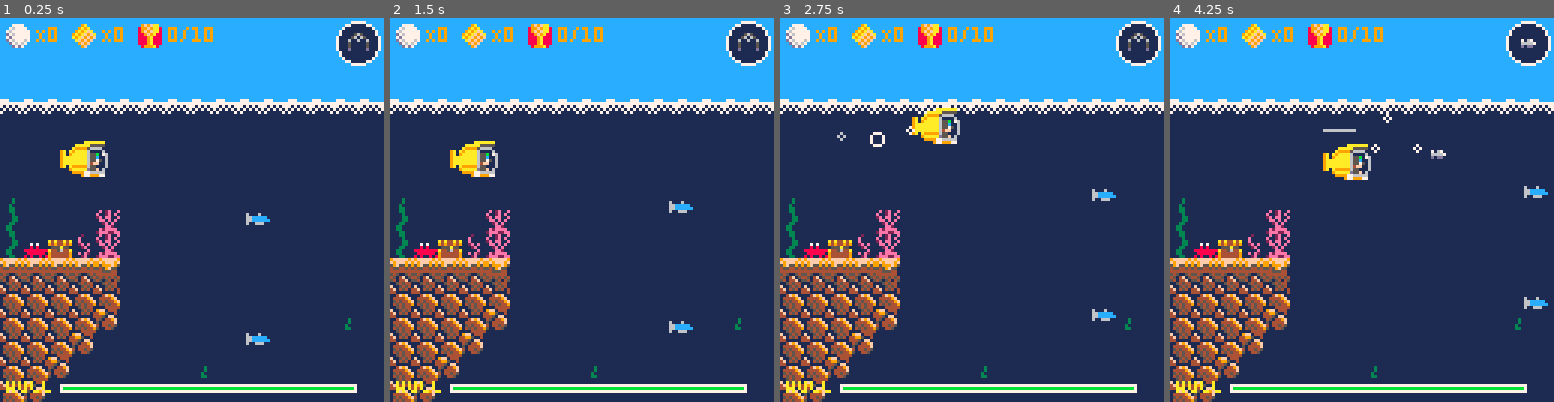
Above: before the commit, frames 1-4 (left to right).
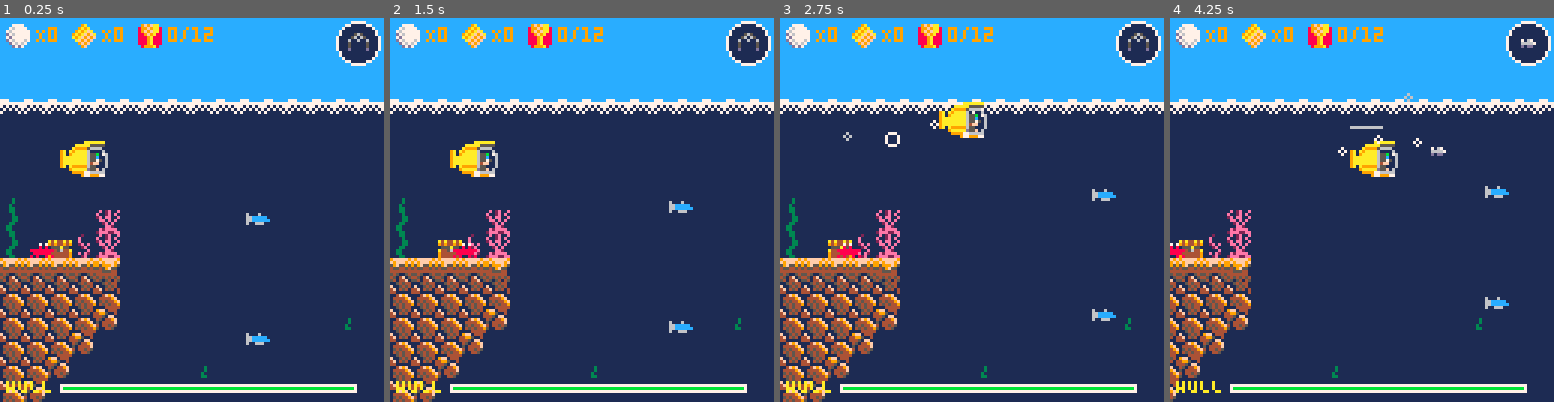
Above: after the commit, the same moments.

Repository: teamgantt/tg-sub-game
Game: PICO-8 cartridge tg-sub.p8
Two runs of this game, one before a commit and one after it. Both use one fixed random seed, a clock stepped at 60 frames per second and the inputs below.
Inputs:
- Up to frame 1 (0.25 s): no input
- Up to frame 2 (1.5 s): tap X (X key) at 0.33, 1.07 s; tap O (Z key) at 0.7 s
- Up to frame 3 (2.75 s): hold Right 1.6-2.1 s; tap O (Z key) at 1.7, 2.1, 2.5 s; tap X (X key) at 1.85 s; hold Up 2.15-2.42 s; hold Right from 2.47 s (still down)
- Up to frame 4 (4.25 s): tap O (Z key) every 0.4 s from 2.9 to 4.1 s; tap X (X key) at 2.97, 4.08 s; release Right at 3.03 s; hold Left 3.08-3.58 s; hold Down 3.63-3.97 s; hold Right from 4.02 s (still down)

The runs differ from the first frame. In frame 1, 0.1% of the frame differs, in the area x 6-56%, y 3-63%; in frame 2, 0.3%; in frame 3, 1.9%; in frame 4, 14%, in the area x 0-100%, y 3-100%.

Commit message:
adds crab movement and more
- fixes vertical collision on swimmers
- adds crab walkin'
- adds some trophies

Diff:
--- a/src/collisions.lua
+++ b/src/collisions.lua
@@ -1,11 +1,10 @@
 -- checks for flag 0 on a tile
 function collide_map(p,dir,flag)
-  local collision_offset=0
-  local x=p.x  local y=p.y+collision_offset
+  local x=p.x  local y=p.y
   local w=p.w  local h=p.h
 
-  local x1=0	 local y1=0+collision_offset
-  local x2=0  local y2=0+collision_offset
+  local x1=0	 local y1=0
+  local x2=0  local y2=0
 
   if dir=="left" then
     x1=x-1  y1=y
--- a/src/dynamic-obj.lua
+++ b/src/dynamic-obj.lua
@@ -128,13 +128,8 @@
 
       if self.is_carried and player.mode == 'diver' then
         -- hold treasure in front of player depending on direction
-        if player.diver.flipx then
-          self.x = player.diver.x - 8
-          self.y = player.diver.y
-        elseif not player.diver.flipx then
-          self.x = player.diver.x + 8
-          self.y = player.diver.y
-        end
+        self.x = player.diver.x
+        self.y = player.diver.y - 8
       else
         self.is_carried = false
       end
--- a/src/player.lua
+++ b/src/player.lua
@@ -222,6 +222,7 @@
     ) then
     diver.is_hooked = true
     tgsub.claw.cargo = diver
+    gain_trophy('you_raise_me_up')
   else
     diver.is_hooked = false
   end
--- a/src/sub.lua
+++ b/src/sub.lua
@@ -93,8 +93,8 @@
     claw={
       x=0,
       y=0,
-      w=8,
-      h=8,
+      w=6,
+      h=6,
       is_open=true,
       cargo=nil,
     },
@@ -223,11 +223,11 @@
   end
 
   --if holding z lower claw
-  if (tgsub.mode == 'claw' and btn(🅾️) and btn(⬇️) and player.mode == 'sub') then
+  if (tgsub.mode == 'claw' and btn(🅾️) and player.mode == 'sub') then
     -- holding z an pressing down lowers claw
     tgsub.claw.is_open = true
 
-    if (btn(⬇️) and not collide_map(tgsub.claw, 'down', 0)) then
+    if ( not collide_map(tgsub.claw, 'down', 0)) then
       tgsub.claw_len+=1
       sfx(8)
     end
--- a/src/swimmers.lua
+++ b/src/swimmers.lua
@@ -48,6 +48,7 @@
         if (self.state!='dead' and self.type=='fish') gain_trophy('for_my_aquarium')
         if (self.state!='dead' and self.type=='shark') gain_trophy('super_wrangler')
         if (self.state=='dead' and self.type=='fish') gain_trophy('for_my_wall')
+        if (self.state!='dead' and self.type=='crab') gain_trophy('crab_n_go')
         self:destroy()
       end
     end;
@@ -115,8 +116,8 @@
 
       local col_world_left = collide_map(self, 'left', 0)
       local col_world_right = collide_map(self, 'right', 0)
-      local col_world_top = collide_map(self, 'top', 0)
-      local col_world_bottom = collide_map(self, 'bottom', 0)
+      local col_world_top = collide_map(self, 'up', 0)
+      local col_world_bottom = collide_map(self, 'down', 0)
 
       -- if collide with bullet, die
       self:collide_w_bullet()
@@ -244,8 +245,8 @@
     update=function(self)
       local col_world_left = collide_map(self, 'left', 0)
       local col_world_right = collide_map(self, 'right', 0)
-      local col_world_top = collide_map(self, 'top', 0)
-      local col_world_bottom = collide_map(self, 'bottom', 0)
+      local col_world_top = collide_map(self, 'up', 0)
+      local col_world_bottom = collide_map(self, 'down', 0)
 
       -- if collide with bullet, die
       self:collide_w_bullet()
@@ -308,4 +309,61 @@
       end
     end;
   }
+
+  crab = swimmer:extend {
+    init=function(self, x, y)
+      swimmer.init(self, 'crab', x, y, 8, 8, true)
+      self.x=x or self.x
+      self.y=y or self.y
+      self.w=8
+      self.h=8
+      self.speed=.3
+      self.swim_frames={86, 87};
+      self.patrol_time = 60
+    end;
+
+    update=function(self)
+      local col_world_left = collide_map(self, 'left', 0)
+      local col_world_right = collide_map(self, 'right', 0)
+      local col_world_top = collide_map(self, 'up', 0)
+      local col_world_bottom = collide_map(self, 'down', 0)
+
+      self:animate(3)
+      self:collide_w_bullet()
+      self:collide_w_claw()
+      self:travel_with_claw()
+      self:captured_by_sub()
+
+
+      if (not col_world_bottom) then
+        self.y+=.2
+      end
+
+      -- live crabs patrol back and forth
+      if (self.state != 'dead' and not self.is_hooked) then
+        if (self.state == 'patrol') then
+          if (self.patrol_t < self.patrol_time) then
+            if (not col_world_left and self.flip_x) then
+              self.x+=self.speed
+            elseif (col_world_left or not self.flip_x) then
+              self.x-=self.speed
+            end
+          elseif (self.patrol_t >= self.patrol_time) then
+            self.patrol_t = 0
+            self.flip_x = not self.flip_x
+          end
+          self.patrol_t+=1
+        end
+      end
+    end;
+
+    draw=function(self)
+      -- draw crab animated sprite
+      if (self.state == 'patrol') then
+        spr(self.swim_frames[flr(self.fr)], self.x, self.y, 1, 1, self.flip_x)
+      elseif (self.state == 'dead') then
+        spr(self.swim_frames[1], self.x, self.y+3, 1, 1, self.flip_x, true)
+      end
+    end;
+  }
 end
--- a/src/trophies.lua
+++ b/src/trophies.lua
@@ -1,5 +1,5 @@
 function i_trophies()
-  all_trophies_encoded='brute_force;for_my_aquarium;for_my_wall;and_stay_dead;no_sushi_tonight;catch_and_release;super_wrangler;repair_man;the_claaaw;one_small_step'
+  all_trophies_encoded='brute_force;for_my_aquarium;for_my_wall;and_stay_dead;no_sushi_tonight;catch_and_release;super_wrangler;repair_man;the_claaaw;one_small_step;you_raise_me_up;crab_n_go'
   all_trophies={}
   current_trophies={
   }
@@ -11,7 +11,7 @@
     local t = dget(i)
     if t > 0 then
       add(current_trophies, all_trophies[i])
-      printh('loaded trophy '..all_trophies[i], 'log')
+      -- printh('loaded trophy '..all_trophies[i], 'log')
     end
   end
 
--- a/src/world.lua
+++ b/src/world.lua
@@ -10,6 +10,7 @@
     clams={},
     treasures={},
     fish={},
+    crab={},
     waves={},
     shark={},
     water_surface=31
@@ -23,6 +24,7 @@
   replace_tiles(11, function(x,y) add(world.clams, clam(x,y)) end)
   replace_tiles(80, function(x,y) add(world.fish, fish(x,y)) end)
   replace_tiles(68, function(x,y) add(world.shark, shark(x,y)) end)
+  replace_tiles(86, function(x,y) add(world.crab, crab(x,y)) end)
   replace_tiles(99, function(x,y) add(world.waves, {
     x=x,
     y=y,
@@ -46,6 +48,7 @@
   foreach(world.shark, guarded_update)
   foreach(world.chests, guarded_update)
   foreach(world.clams, guarded_update)
+  foreach(world.crab, guarded_update)
   foreach(world.treasures, guarded_update)
   foreach(world.fish, guarded_update)
 
@@ -88,6 +91,9 @@
   -- draw fish
   foreach(world.fish, draw_obj)
 
+  -- draw crab
+  foreach(world.crab, draw_obj)
+
   -- print('fish: '..#world.fish, cam_x+30, cam_y+20, 7)
 end
 
--- a/tg-sub.p8
+++ b/tg-sub.p8
@@ -185,7 +185,7 @@
 cccccc66cccccc609797979997979790004980000044900000808000008080000000000000000000000000000000000000000000000000000000000000000000
 00666006006660600097970900979090004400000044000088888888888888880000000000000000000000000000000000000000000000000000000000000000
 00000000000000000000000000000000000400000000400008888880088888800000000000000000000000000000000000000000000000000000000000000000
-00000000000000000000000000000000004200000004000080800808800880080000000000000000000000000000000000000000000000000000000000000000
+00000000000000000000000000000000004200000004000080800808080880080000000000000000000000000000000000000000000000000000000000000000
 00777700000000060000000000000000000000000000000000000000000000000000000000000000000000000000000000000000000000000000000000000000
 07677770060000050000006000000000000000000000000000000000000000000000000000000000000000000000000000000000000000000000000000000000
 767777770050000500000500000000000000000000000000000000000008e0000000000000000000000000000000000000000000000000000000000000000000
@@ -408,29 +408,29 @@
 000000000000000000000000000000000000000000000000000000000000000000000000000000000000000000000000000000000000000000000000000000001414141414141414141414141414153b131414141414141414141500000014141414141414143500000000000000000000000000000000440000000000002424
 000000000000000000000000000000000000000000000000000000000000000000000000000000000000000000000000000000000000000000000000000000002c16161616161616161616161616161416161616161616161616161b000016162424242424241500000000000000000000000000000000000000000000202424
 20000000000000000000000000000000000000000000000000000000000000000000000000000000000000000000000000000000005000000000000000000000002c16163f16161616161616161616161616161616161616161616381b0016162424242424242415000000500036000000000000005000003700000000302424
-3000000027000000000050000000000000000000000000000000000000000000000000000000000000000000000000000000000000000000000000000000000000002c161616161616161616161616161616161616161616161616382b1a16162424242424242424150000000036000000000000000000003000000b00302424
+3000000027000000000050000000000000000000000000000000000000000000000000000000000000000000000000000000000000000000000000000000000000002c161616161616161616161616161616161616161616161616382b1a16162424242424242424150000000036000000000000000000003056000b00302424
 30563b3527000000000000000000000000000000000000000000000000000000000000000000000000000000000000000000000000000000000000000000000000000017170016161616163f1616161616161616161616161616162b1a0a16162424242424242424241537003b36000000000000000000001314141414142424
-141414141500000000000000000000000000000000000000000000000000000000000000000000000000000000000000000050000000000000000000000000000000000000001726262626263300002c16161616161616161616161a093816162424242424242424242436000036360000004400000000002626262424242424
+141414141500000000000000000000000000000000000000000000000000000000000000000000000000000000000000000050000000000000000000000000000000000000001726262626263300002c16161616161616161616161a093816162424242424242424242436560036365600004400000000002626262424242424
 1616161616000000000000000000000000000000000000000000000000000000000000000000000000000000000000000000000000500000000000000000000000000000000000333333333318000000171a38381616161616161a38383816162424242424242424242414141414141500000000002000001833332626262424
-161616162d0000000000000000002000000000000000000000000000000000000000000000000000000000000000000000000000000000000000000000000000373b00373737003333333333000000001a38383819183838191a3838383816162424242424242424242424242424262600000000000000000018183333332424
+161616162d0000000000000000002000000000000000000000000000000000000000000000000000000000000000000000000000000000000000000000000000373b00373737563333333333000000001a38383819183838191a3838383816162424242424242424242424242424262600000000000000000018183333332424
 1616162d0000000000005000000000000000000000000000000000000000000000440000000000000000000000000000000000000000000020000000000000001314141414141414141414150000001a383838383738382b1a38383838381616242424242424242424242424242d331800000000000000000000001833332424
 16162d000000000020000000000000000000000000000000005000000000000000000000000020000000000000002000000000000000000000000000000000000017171717172c161616161615001a380a09382b362a0b1a3838380a093816162424242424242424242424333333330000000000000000000000000018332424
 162d0000000000000000000000000000000000000000000000000000000020000000000000000000000000000000000000000000000000000000000000000000000000000000333333161616161a383838383813141414141414141414141616242424242424242424242d333333180000000050000050000000000000332424
 2d00002000000000000000000000000000000000000000000000000000303035000b00000000000000000000000000000000000000000000000000000000000000000000000033333333161616143838383838161616161616161616161616162424242424242424242431333318000000000000000000000000000000332424
 260000000000000000000000363b210000000000000000000000000000131414141415000000000000000000000000000000004400381b00000000000000000000000000000033333333161616161438383838181716161616161616161616162424242424242424242415333300000000003500500000000000000000132424
 3300000000000000000000001314150000000000200000000000000000161616161616000000000000000000000000000000000038381b00000000000000000000001a2b0000333333333333333316143838382b1a1616161616161616161616242424242424242424242433330000360035350000000000000000203b242424
-3300000000000000003700002c162d000000000000000000000000000016161616161600000000000000000000000000000000002a002a1b00001a2b002a1b00001a2b0000003333333333333333161619382b1a38181838381716161616161624242424242424242424241415203b3635273535000000000000201314242424
-33000000000000000030000026262620000000000000000000000000002c161616162d00000030000000000000000000000000300000002a1b1a2b0000002a1b1a381b00000033333333333333182a16143b1a38383838382b1a3838161616162424242424241724242424242414153627272727000b00200013142424242424
-330000002000000000300000333333000000000000000000000000000026262626262600000036000000000000000000000000303b200000383800000000002a38383800370033333333333333000016161438383838382b1a380a09171616162424242424175a17242424242424241414141414141414150024242424242424
-330000000000000000300000333333000000000000000000000000000018333333331800000036000000000000000000000000131415001a2b2a1b0000001a38383838003600333333333333180000171616383838382b1a383838381b17737320737373735a5a5a242424242424242424242424171724240024242424242424
-3300000000000000003000003333330000000000000000000000000000003318333300000000360000000000200000000000372c162d1a2b00002a1b001a380a09383800360033333333333300000000161614141414141509383838381b161614242424245a0b5a242424242424242424242424000017170024242424242424
-3300000000000000003000373333330000000000000000000000003000003300333300000000360000000000000000000000302626260000003b002a1b380a0938381315363533333333333300000000171717171717171738383838380a16162424242424141414242424242424242424242424241415151524242424242424
+3300000000000000003700002c162d000000000000000000000000000016161616161600000000000000000000000000000000002a002a1b00001a2b002a1b00001a2b0000003333333333333333161619382b1a38181838381716161616161624242424242424242424241415563b3635273535000000000000201314242424
+33000000000000000030000026262620000000000000000000000000002c161616162d00000030000000000000000000000000300000002a1b1a2b0000002a1b1a381b00000033333333333333182a16143b1a38383838382b1a3838161616162424242424241724242424242414153627272727000b00560013142424242424
+330000002000000000300000333333000000000000000000000000000026262626262600000036000000000000000000000000303b200000383800000000002a38383800370033333333333333000016161438383838382b1a380a09171616162424242473175a17242424242424241414141414141414150024242424242424
+330000000000000000300000333333000000000000000000000000000018333333331800000036000000000000000000000000131415001a2b2a1b0000001a38383838003600333333333333180000171616383838382b1a383838381b17737320737373735a5a5a242424241724242424242424171724240024242424242424
+3300000000000000003000003333330000000000000000000000000000003318333300000000360000000000200000000000372c162d1a2b00002a1b001a380a09383800360033333333333300000000161614141414141509383838381b161614242424245a0b56737373733b73737373737373005617560024242424242424
+3300000000000000003000373333330000000000000000000000003000003300333300000000360000000000000000000000302626260000003b002a1b380a0938381315363533333333333300000000171717171717171738383838380a16162424242424141414142424241424242424242424141415151524242424242424
 33000000000000000030003033333350000000000000370000000030003333003333000000373620000000000000000000003033333300000000001a38383838382b1616141533333333333300000000002828002828282838383838383816162424242424242424242424242424242424242424242424242424242424242424
 3300000037000000003000303333330000000000000036000000003000333300333333000036363000500000004a0000000036333333000000001a380a0938382b00161616163333333333330000000039380a28383838380a383838383816162424242424242424242424242424242424242424242424242424242424242424
 3300000030000000003000303333330000000000000036000000373600333300333333000036363000000000000000000000303333333b1a3838380a0938382b000016161616333333333333000000000938383838381938383838382b1416162424242424242424242424242424242424242424242424242424242424242424
 3300000030000050003000303333330000000000000036370000363600333300333333000036363037000000000000000020303333331a383838383838382b00000016161616333333333333000000001315383838381a2b191938383b1616162424242424242424242424242424242424242424242424242424242424242424
 33000000303700003530363033333333000000000037131500003036103333003333330035363630360000000000000000303033333338380a093838382b35000000163f161633333333333300003500163f153838382b0000001913141414142424242424242424242424242424242424242424242424242424242424242424
-330000003036373b353036333333333333370b003713161635373036333333103333333b273636303637103430363537373036333333380a093838382b00353b103416161616333333333332343b352416161638380a00000b000016161616162424242424242424242424242424242424242424242424242424242424242424
+330000563036373b353036333333333333370b003713161635373036333333103333333b273636303637103430363537563036333333380a093838382b00353b103416161616333333333332343b352416161638380a00000b000016161616162424242424242424242424242424242424242424242424242424242424242424
 141414141414141414141414153b131414141414141414161414141433141414141414141414141414141415361314141414141414152a383838131414141414141414141614141414141414141414141414141414141414141414163f1616162424242424242424242424242424242424242424242424242424242424242424
 
 
--- a/trophies.p8
+++ b/trophies.p8
@@ -33,6 +33,8 @@
     repair_man=10,
     the_claaaw=9,
     one_small_step=1,
+    you_raise_me_up=24,
+    crab_n_go=18,
   }
 end
 
@@ -88,14 +90,14 @@
 00700700077447700af9f9f0a445644aa445644a05000005000000008889a888bbbbb000bb11111b000066600266644600000000000000000676767676767660
 000000000d7777d0009f9f0094444449944444490d00000d000000008889a8883333333f00ccccc0000006660244442000000676676000000667676767676760
 00000000006006000009f0009444444994444449000000000000000008999a803333300001111111000000660002200000067767767760000066767676767600
-00000066007777000000000000000000007777000444449070000007000560000000000000000000000000000000000000677677776776000006666666666000
-000006660767777000000000000000000783f3704900004907000070005006000000000000000000000000000000000006776777677677600000666666660000
-6666666676777777000000000008e0007789bf770490000400777700005006000000000000000000000000000006000667767767677767760077eeeddeee7700
-66616666d76777770070700000888e005777777500444444005757000f9999a00000000000000000000000000ccccc66677676776767677667eeeeeeeeeeee76
-07766e667d7777770080800000887e0015155555000004400077770009f999a0000000000000000000000000cccccc66d67d76d767d76d7dd77777777777777d
-00066666d76777678888888800878e005151555500044400070770700f9999a0000000000000000000000000006660060dd6d6d6d6d6d6d00dd6d6d6d6d6d6d0
-0066ffff0d7676700888888000888e0015155555004400007007700709f999a00000000000000000000000000000000000dd6d6d6d6d6d0000dd6d6d6d6d6d00
-0000000000d7d7008080080800888e000151555004400000000000000f9999a0000000000000000000000000000000000000dddddddd00000000dddddddd0000
+00000066007777000000000000000000007777000444449070000007000560000000500000000000000000000000000000677677776776000006666666666000
+000006660767777000000000000000000783f3704900004907000070005006000000d00000000000000000000000000006776777677677600000666666660000
+6666666676777777000000000008e0007789bf770490000400777700005006000000600000000000000000000006000667767767677767760077eeeddeee7700
+66616666d76777770070700000888e005777777500444444005757000f9999a00656565000000000000000000ccccc66677676776767677667eeeeeeeeeeee76
+07766e667d7777770080800000887e0015155555000004400077770009f999a0609999060000000000000000cccccc66d67d76d767d76d7dd77777777777777d
+00066666d76777678888888800878e005151555500044400070770700f9999a05a9ff9a50000000000000000006660060dd6d6d6d6d6d6d00dd6d6d6d6d6d6d0
+0066ffff0d7676700888888000888e0015155555004400007007700709f999a05d9999d500000000000000000000000000dd6d6d6d6d6d0000dd6d6d6d6d6d00
+0000000000d7d7008080080800888e000151555004400000000000000f9999a0679449760000000000000000000000000000dddddddd00000000dddddddd0000
 00000000000000000000000000000000000000000000000000000000000000000000000000000000000000000000000000000000000000000000000000000000
 00000000000000000000000000000000000000000000000000000000000000000000000000000000000000000000000000000000000000000000000000000000
 00000000000000000000000000000000000000000000000000000000000000000000000000000000000000000000000000000000000000000000000000000000
Not shown, changed: sdd.p8.png
Not shown, changed: sdd_html/sdd.js
